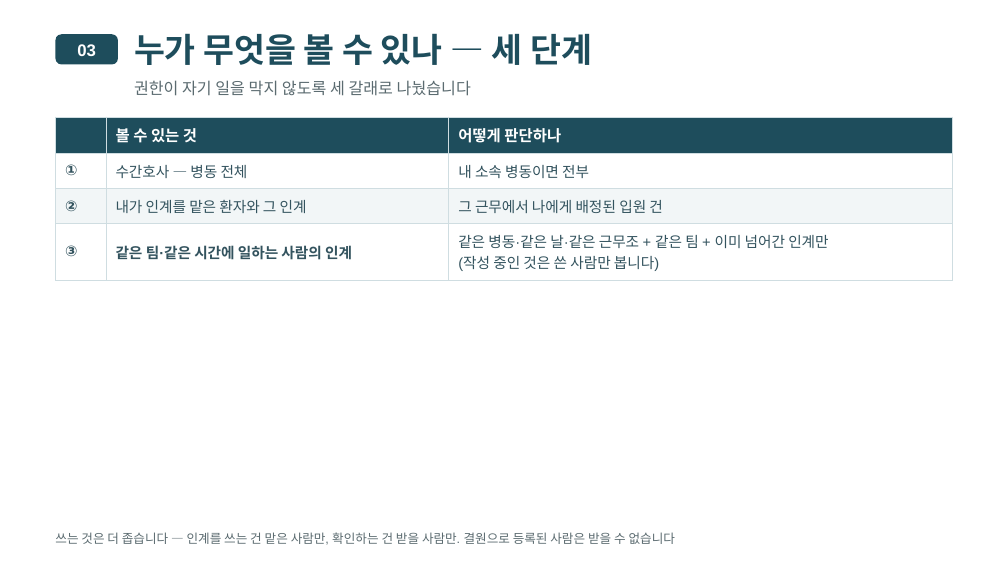
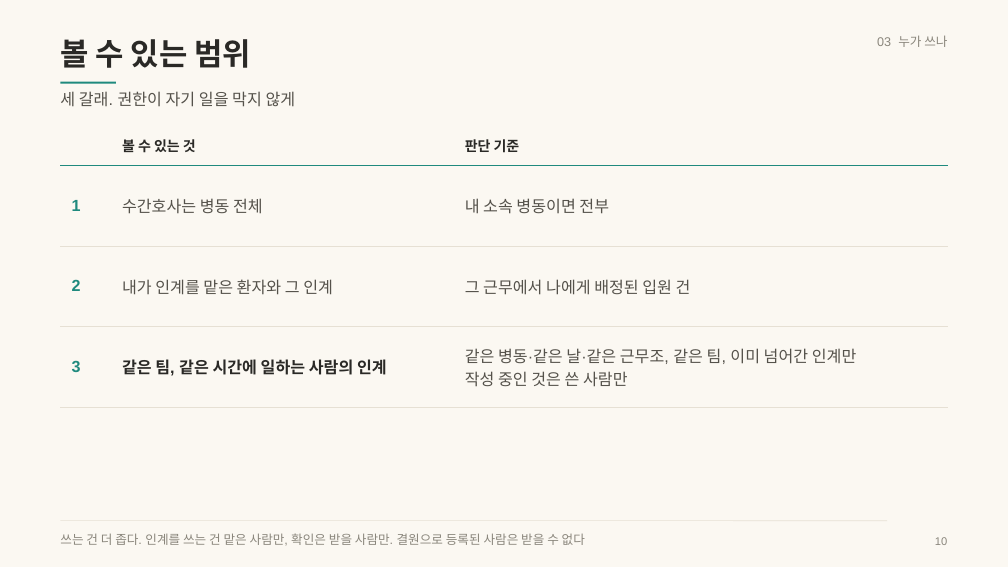
Before and after one commit to wodnjs2020136144/skala-webservice-mini, a slide deck: slide 10 of deliverables/10반_황재원_너와나의인계고리-개요.pptx. Drawn at 1008x567 pixels with LibreOffice and Linux fonts; fonts in the diff are those of the drawing. Boxes give left, top, right and bottom in pixels: in the first picture for what was removed or moved away, otherwise in the second. Text is boxed around its words. In the diff, an @@ line names an element or a change of style, - is before the commit and + after.

```diff
--- a/deliverables/10반_황재원_너와나의인계고리-개요.pptx
+++ b/deliverables/10반_황재원_너와나의인계고리-개요.pptx
@@ background #FFFFFF to #FBF8F2 @@
@@ rounded rectangle removed at <box>55,34,118,65</box> @@
@@ text at <box>60,39,251,68</box>: text changed; size 24 to 22 pt; text colour #1E4D5C to #2A2926 @@
-누가 무엇을 볼 수 있나 — 세 단계
+볼 수 있는 범위
@@ text at <box>877,35,947,47</box>: text changed; size 12 to 9 pt; text colour #FFFFFF to #8A867C; bold off @@
-03
+03 누가 쓰나
@@ line added from (60, 83) to (116, 83), #1F8A7E 1.5 pt @@
@@ text at <box>60,91,296,107</box>: text changed; text colour #5B6B70 to #55524B @@
-권한이 자기 일을 막지 않도록 세 갈래로 나눴습니다
+세 갈래. 권한이 자기 일을 막지 않게
@@ table at <box>60,125,948,391</box> @@
-row 1, column 3: 어떻게 판단하나
+row 1, column 3: 판단 기준
-row 2, column 1: ①
+row 2, column 1: 1
-row 2, column 2: 수간호사 — 병동 전체
+row 2, column 2: 수간호사는 병동 전체
-row 3, column 1: ②
+row 3, column 1: 2
-row 4: ③ | 같은 팀·같은 시간에 일하는 사람의 인계 | 같은 병동·같은 날·같은 근무조 + 같은 팀 + 이미 넘어간 인계만 / (작성 중인 것은 쓴 사람만 봅니다)
+row 4: 3 | 같은 팀, 같은 시간에 일하는 사람의 인계 | 같은 병동·같은 날·같은 근무조, 같은 팀, 이미 넘어간 인계만 / 작성 중인 것은 쓴 사람만
@@ fill #1E4D5C to none in row 1 @@
@@ fill #FFFFFF to none in 6 cells @@
@@ fill #F2F6F7 to none in row 3 @@
@@ size 11 to 10 pt, text colour #FFFFFF to #2A2926 in "볼 수 있는 것" @@
@@ size 10.5 to 11.5 pt, text colour #33535E to #55524B in "내 소속 병동이면 전부", "내가 인계를 맡은 환자와 그 인계", "그 근무에서 나에게 배정된 입원 건" @@
@@ borders changed @@
@@ table: place and size @@
-table at <box>55,117,953,275</box>
+table at <box>60,125,948,391</box>
@@ text at <box>60,533,585,545</box>: text changed; text colour #5B6B70 to #8A867C @@
-쓰는 것은 더 좁습니다 — 인계를 쓰는 건 맡은 사람만, 확인하는 건 받을 사람만. 결원으로 등록된 사람은 받을 수 없습니다
+쓰는 건 더 좁다. 인계를 쓰는 건 맡은 사람만, 확인은 받을 사람만. 결원으로 등록된 사람은 받을 수 없다
@@ line added from (60, 521) to (887, 521), #E6E0D4 0.5 pt @@
@@ text added at <box>935,537,947,545</box>, 8 pt, text #8A867C @@
+10
```
Also in this commit, not shown: 35 other slides changed, 6 other files.
